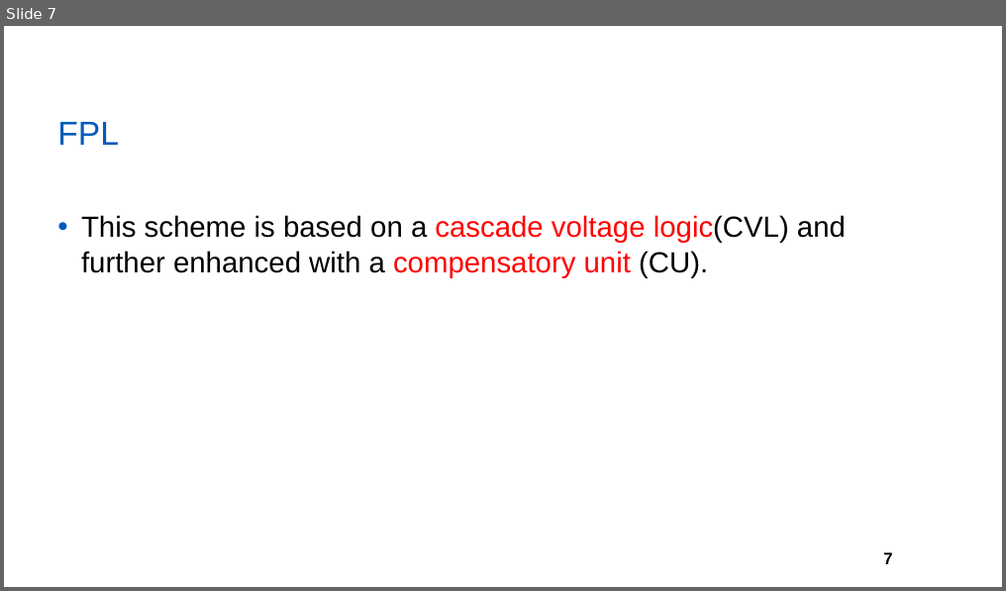
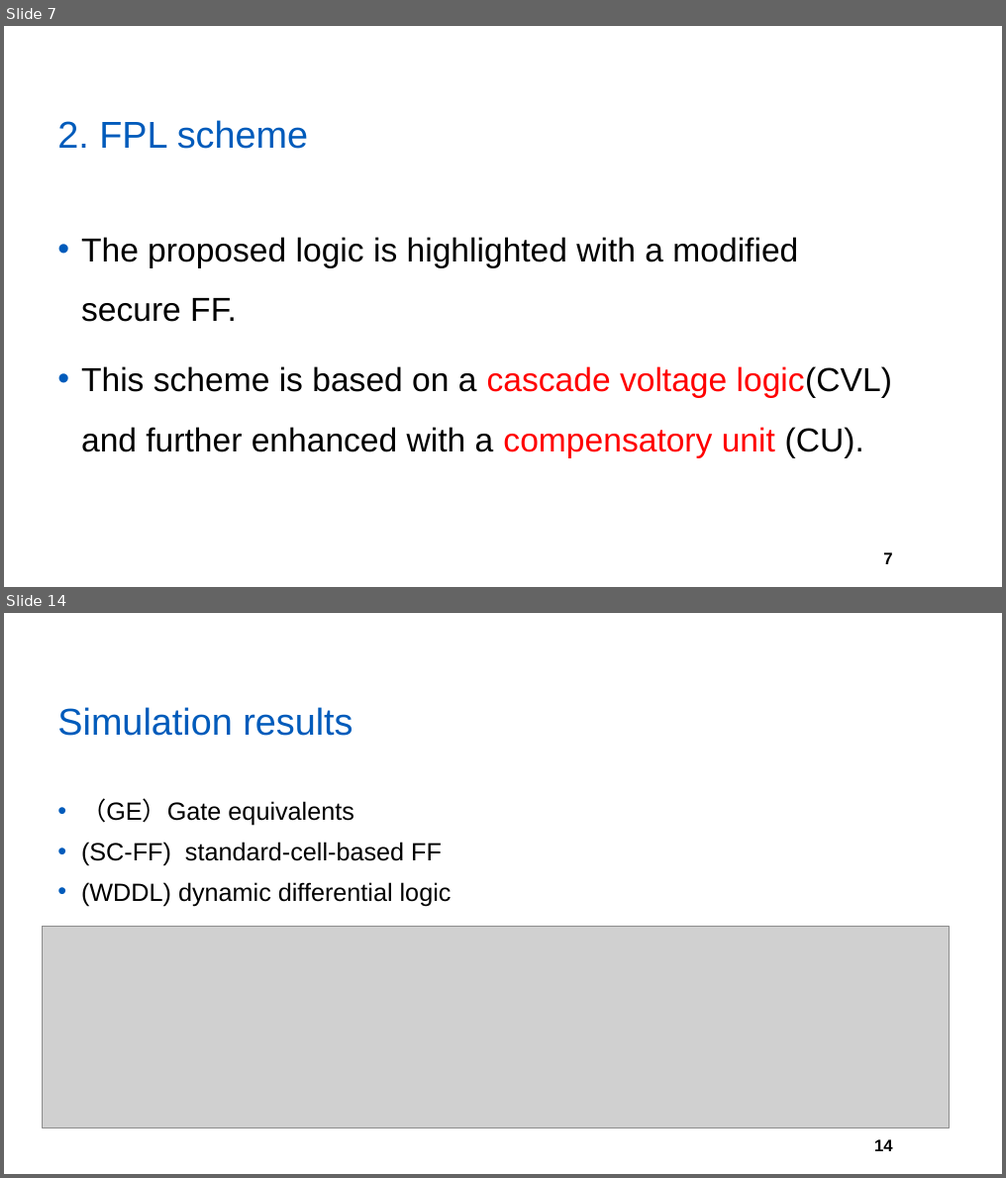
Before and after one commit to yberlin/hello-world, a slide deck: asianhost pre/FPL.pptx. Shown one above the other, each under a label of ours: slide 7 before the commit, slides 7 and 14 after it; the slides between them are not shown. The pictures are 1006x591 and 1006x1178 pixels, drawn with LibreOffice and Linux fonts; fonts in the diff are those of the drawing; grey boxes stand for pictures; background and template pictures are left out. Boxes give left, top, right and bottom in pixels: in the first picture for what was removed or moved away, otherwise in the second. Text is boxed around its words. In the diff, an @@ line names an element or a change of style, - is before the commit and + after.

```diff
--- a/asianhost pre/FPL.pptx
+++ b/asianhost pre/FPL.pptx
@@ slide 14 added at (4,613,1002,1174), background #FFFFFF; not listed: 1 template element that a slide beside it also shows @@
@@ title added at (57,707,352,736), 36 pt, text #005BBB @@
+Simulation results
@@ text added at (81,798,451,906), 24 pt, text #000000 @@
+• （GE）Gate equivalents
+• (SC-FF) standard-cell-based FF
+• (WDDL) dynamic differential logic
@@ picture added at (43,927,948,1128) @@
@@ slide 7 changed as well @@
@@ title at (57,120,308,149): text changed; size 32 to 36 pt @@
-FPL
+2. FPL scheme
@@ text at (81,237,798,322): paragraph added @@
+• The proposed logic is highlighted with a modified secure FF.
@@ text at (81,367,892,459): size 28 to 32 pt in "This scheme is based on a cascade ..."; line spacing 1 to 1.5 @@
```
Also in this commit, not shown: 5 other slides changed, 11 other slides added, 3 slides removed.
